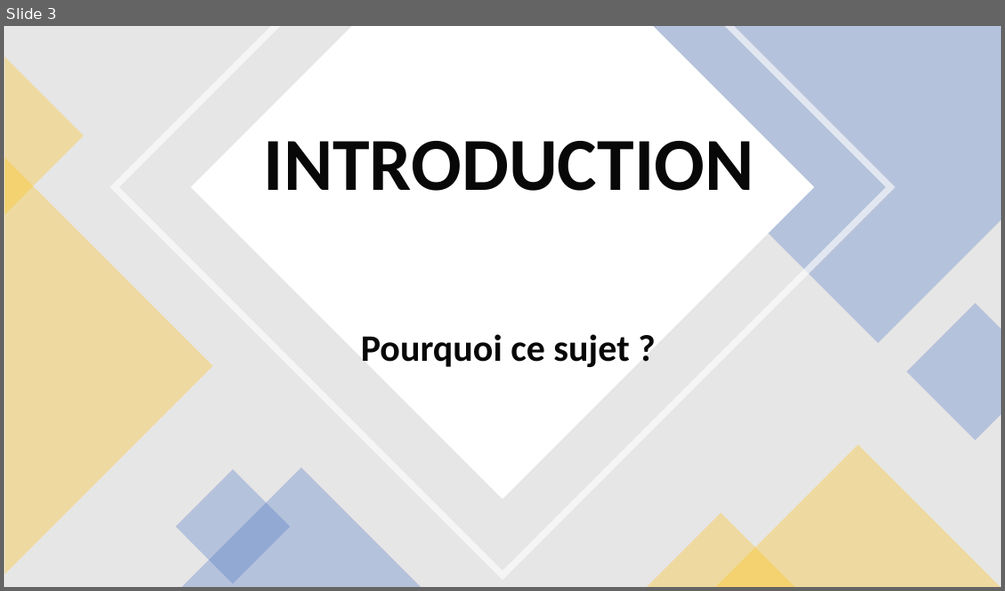
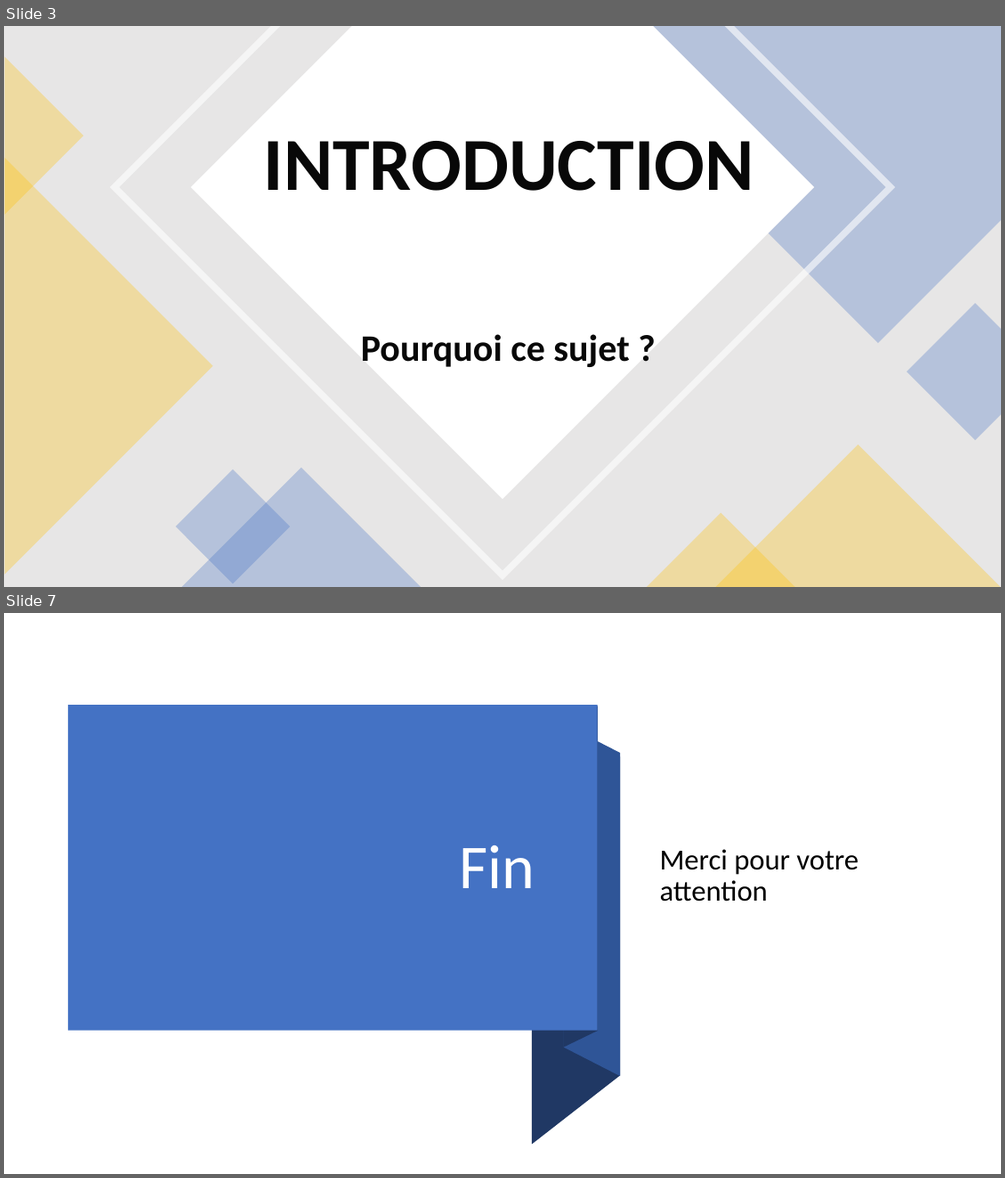
Before and after one commit to Chris48193/BASE_DE_DONNEE, a slide deck: Présentation1.pptx. Shown one above the other, each under a label of ours: slide 3 before the commit, slides 3 and 7 after it; the slides between them are not shown. The pictures are 1005x591 and 1005x1178 pixels, drawn with LibreOffice and Linux fonts; fonts in the diff are those of the drawing. Boxes give left, top, right and bottom in pixels: in the first picture for what was removed or moved away, otherwise in the second. Text is boxed around its words. In the diff, an @@ line names an element or a change of style, - is before the commit and + after.

```diff
--- a/Présentation1.pptx
+++ b/Présentation1.pptx
@@ slide 7 added at <box>4,613,1001,1174</box>, background #FFFFFF @@
@@ rectangle added at <box>67,705,597,1030</box>, fill #4472C4 @@
@@ freeform shape added at <box>564,706,598,1046</box>, fill #203864 @@
@@ freeform shape added at <box>564,723,620,1076</box>, fill #2F5597 @@
@@ freeform shape added at <box>532,756,620,1144</box>, fill #203864 @@
@@ title added at <box>459,845,534,888</box>, 60 pt, text #FFFFFF @@
+Fin
@@ text added at <box>660,849,858,901</box>, 28 pt, text #000000 @@
+Merci pour votre attention
```
Also in this commit, not shown: 1 slide changed, 3 other slides added, 1 slide removed, 1 other file.
